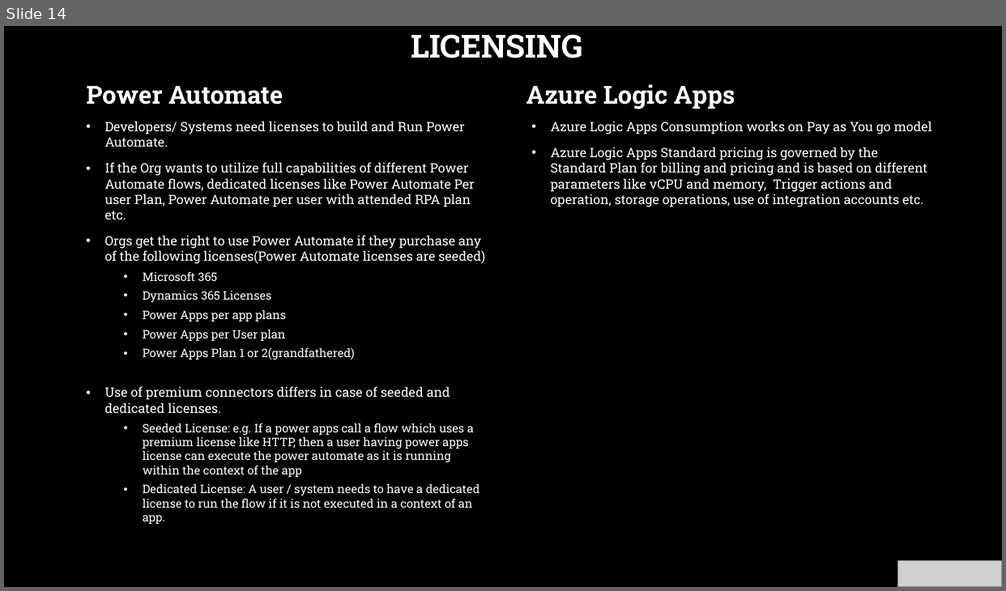
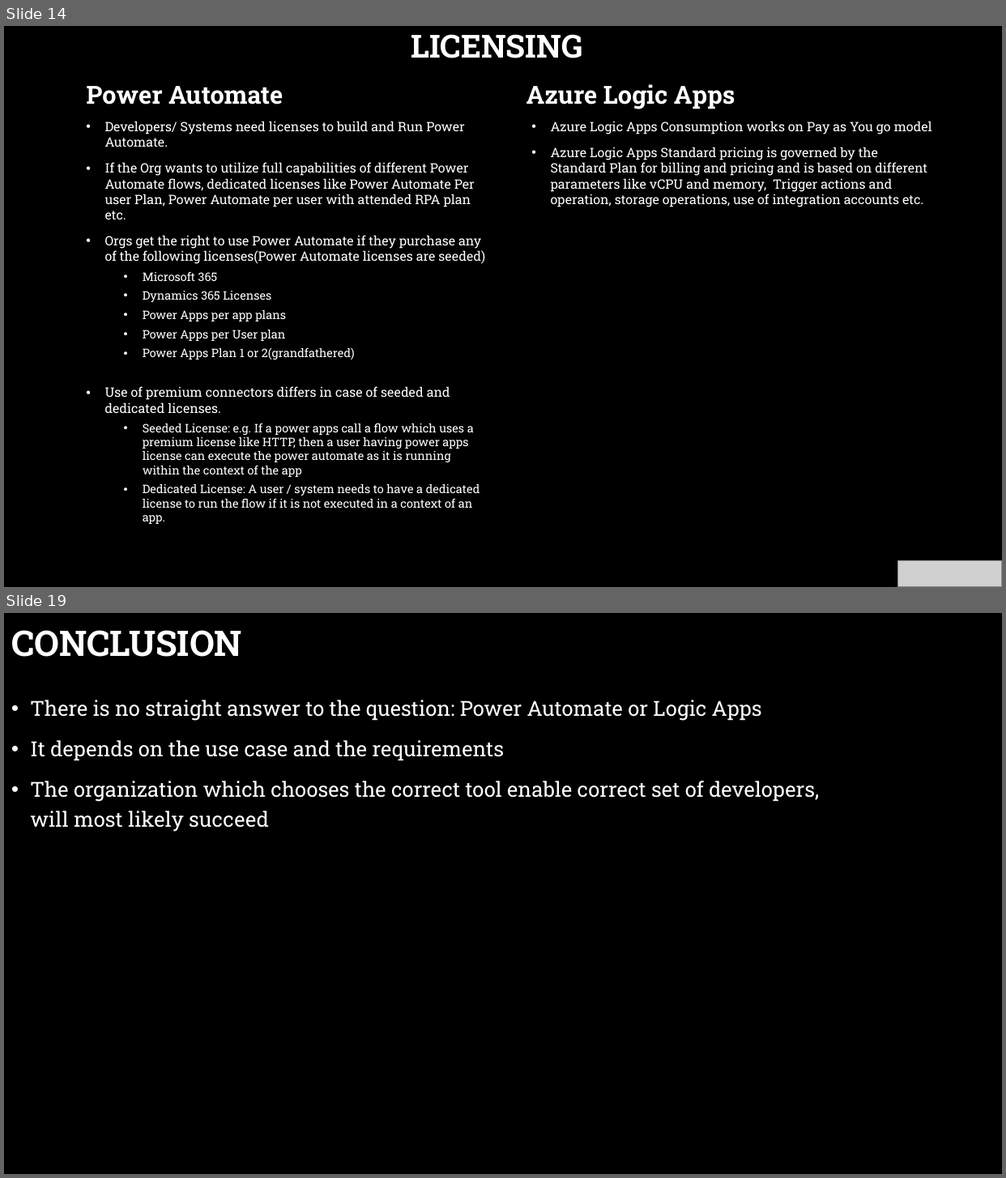
Before and after one commit to codidharma/presentations, a slide deck: 2022/LogicAppsVPowerAutomate.pptx. Shown one above the other, each under a label of ours: slide 14 before the commit, slides 14 and 19 after it; the slides between them are not shown. The pictures are 1006x591 and 1006x1178 pixels, drawn with LibreOffice and Linux fonts; fonts in the diff are those of the drawing; grey boxes stand for pictures; background and template pictures are left out. Boxes give left, top, right and bottom in pixels: in the first picture for what was removed or moved away, otherwise in the second. Text is boxed around its words. In the diff, an @@ line names an element or a change of style, - is before the commit and + after.

```diff
--- a/2022/LogicAppsVPowerAutomate.pptx
+++ b/2022/LogicAppsVPowerAutomate.pptx
@@ slide 19 added at (4, 613, 1002, 1174), background picture (left out) @@
@@ title added at (11, 630, 242, 657), 34 pt, text #FFFFFF, bold @@
+CONCLUSION
@@ text added at (30, 700, 819, 832), 20 pt, text #FFFFFF @@
+• There is no straight answer to the question: Power Automate or Logic Apps
+• It depends on the use case and the requirements
+• The organization which chooses the correct tool enable correct set of developers, will most likely succeed
```
Also in this commit, not shown: 6 slides changed, 4 other slides added, 1 slide removed.
